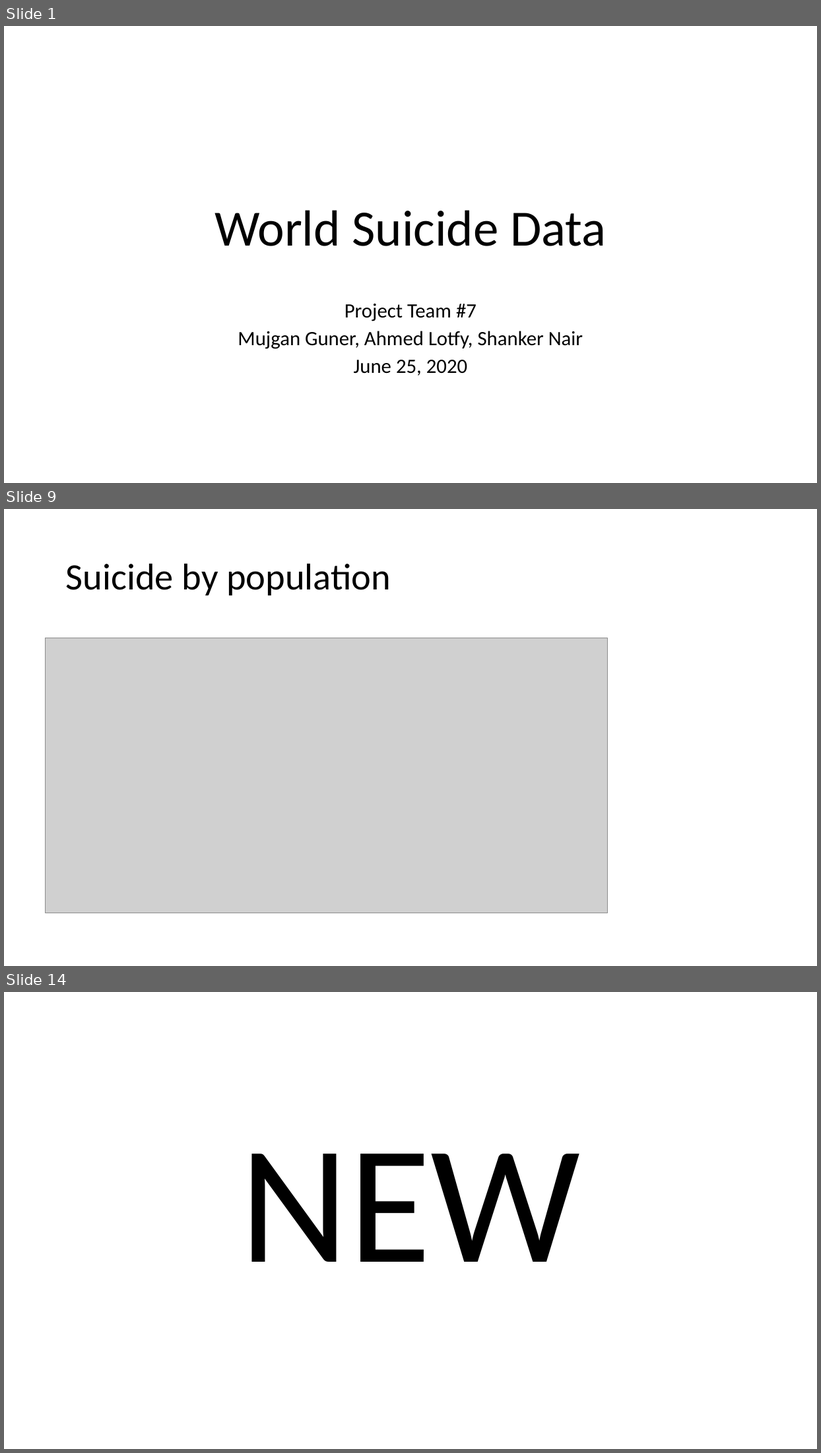
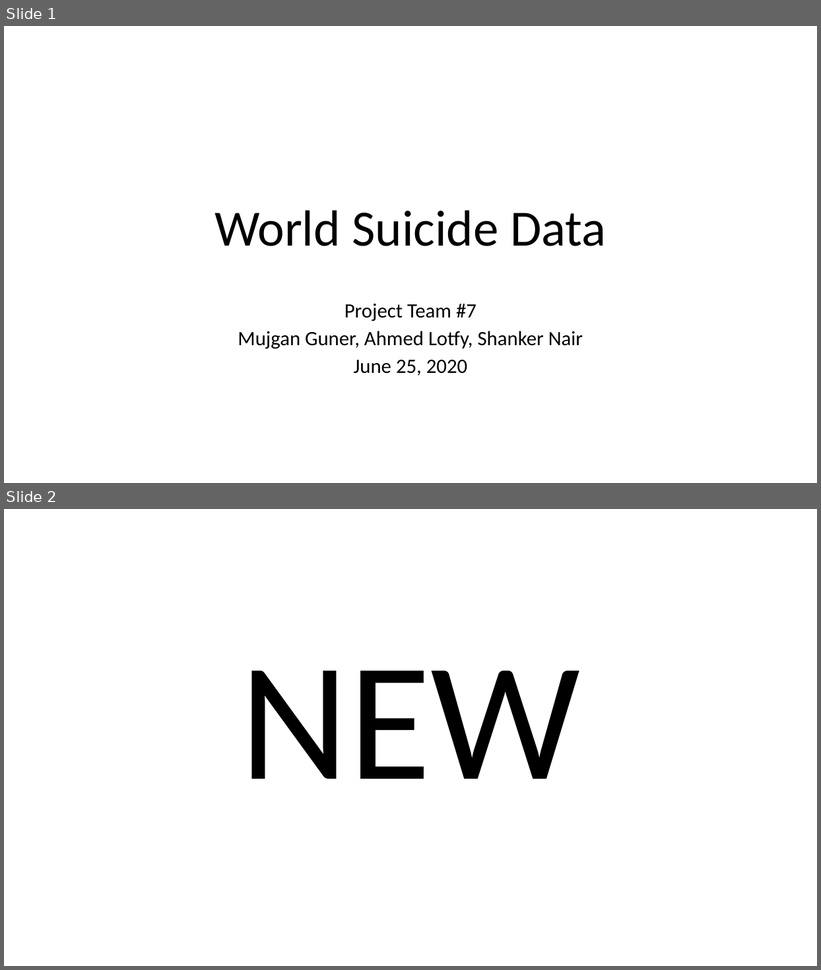
Before and after one commit to mguner-data/Global_Suicide_Data_Analysis, a slide deck: An Analysis of the World Suicide Data_sn.pptx. Shown one above the other, each under a label of ours: slides 1, 9 and 14 before the commit, slides 1 and 2 after it; the slides between them are not shown. The pictures are 821x1453 and 821x970 pixels, drawn with LibreOffice and Linux fonts; fonts in the diff are those of the drawing; grey boxes stand for pictures. Boxes give left, top, right and bottom in pixels: in the first picture for what was removed or moved away, otherwise in the second. Text is boxed around its words. In the diff, an @@ line names an element or a change of style, - is before the commit and + after.

```diff
--- a/An Analysis of the World Suicide Data_sn.pptx
+++ b/An Analysis of the World Suicide Data_sn.pptx
@@ slide 9 removed at bbox=[4, 509, 817, 966], background #FFFFFF @@
@@ title removed at bbox=[66, 563, 391, 595] @@
-Suicide by population
@@ picture removed at bbox=[46, 638, 608, 914] @@
@@ what was slide 14 is now slide 2 @@
```
Also in this commit, not shown: 11 other slides removed, 46 other files.
